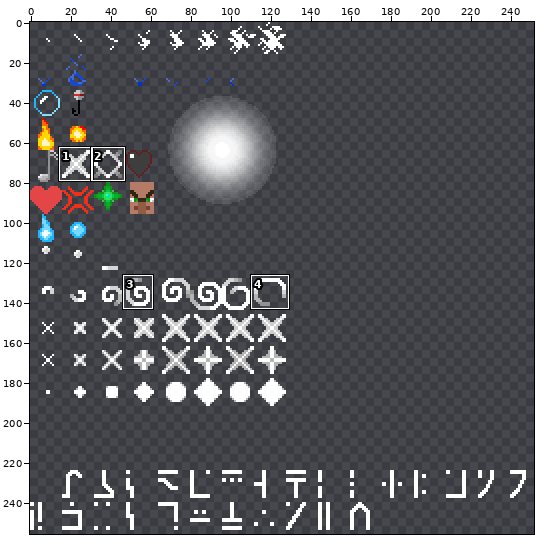
Sprite sheet: core/assets/minecraft/textures/particle/particles.png. The first picture is a wide view before the edit; the outline marks the close-up.
Close-up. First the earlier version:
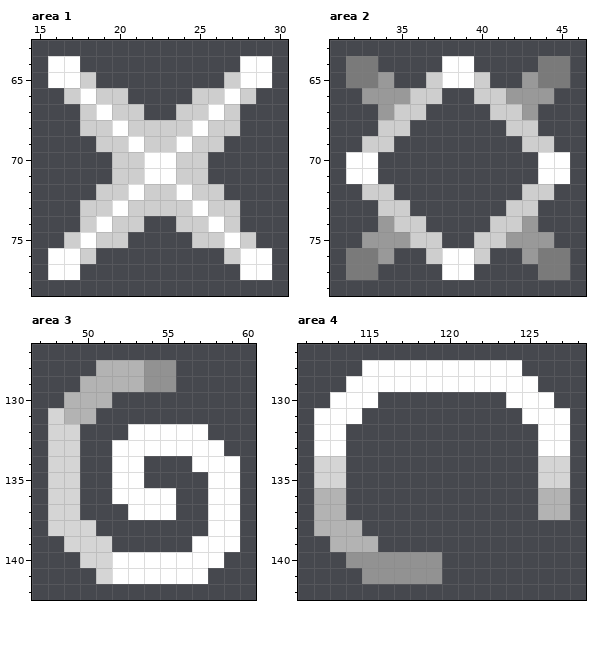
The file is 256x256 pixels. Pixels under 10% opacity are left out. Colours within 5 levels of each other are drawn and written as one. Shown: area 1: x 15..30, y 63..78; area 2: x 31..46, y 63..78; area 3: x 47..60, y 127..142; area 4: x 111..128, y 127..142. The wide view leaves out empty margins. The commit also changed other parts of the picture, which this record leaves out.
New version:
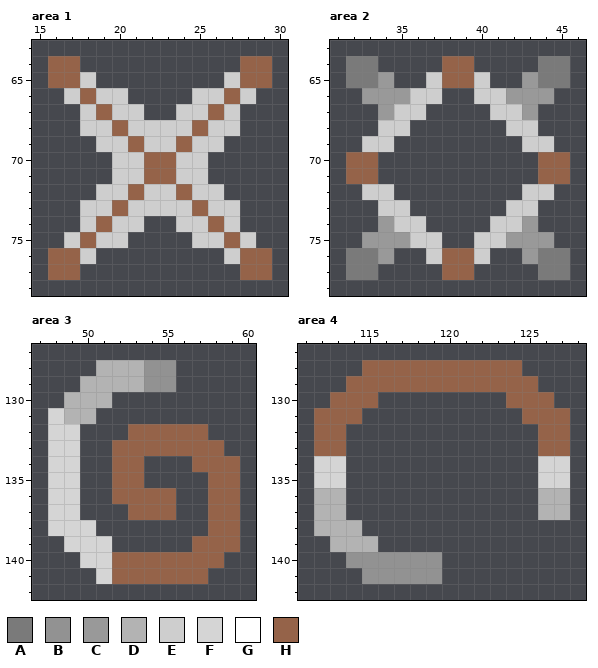
Palette (. is transparent): A #7a7a7a  B #929292  C #999999  D #b3b3b3  E #cecece  F #d5d5d5  G #ffffff  H #956349
Edits made:
--- area 1
@@ x 15..30 @@
 63 ................
-64 .GG..........GG.
-65 .GGE........EGG.
-66 ..EGEE....EEGE..
-67 ...EGEE..EEGE...
-68 ...EEGEEEEGEE...
-69 ....EEGEEGEE....
-70 .....EEGGEE.....
-71 .....EEGGEE.....
-72 ....EEGEEGEE....
-73 ...EEGEEEEGEE...
-74 ...EGEE..EEGE...
-75 ..EGEE....EEGE..
-76 .GGE........EGG.
-77 .GG..........GG.
+64 .HH..........HH.
+65 .HHE........EHH.
+66 ..EHEE....EEHE..
+67 ...EHEE..EEHE...
+68 ...EEHEEEEHEE...
+69 ....EEHEEHEE....
+70 .....EEHHEE.....
+71 .....EEHHEE.....
+72 ....EEHEEHEE....
+73 ...EEHEEEEHEE...
+74 ...EHEE..EEHE...
+75 ..EHEE....EEHE..
+76 .HHE........EHH.
+77 .HH..........HH.
 78 ................
--- area 2
@@ x 36..41 @@
 63 ......
-64 ..GG..
-65 .EGGE.
+64 ..HH..
+65 .EHHE.
 66 EE..EE
@@ x 31..46 @@
 69 ..EE........EE..
-70 .GG..........GG.
-71 .GG..........GG.
+70 .HH..........HH.
+71 .HH..........HH.
 72 ..EE........EE..
@@ x 36..41 @@
 75 EE..EE
-76 .EGGE.
-77 ..GG..
+76 .EHHE.
+77 ..HH..
 78 ......
--- area 3
@@ x 47..60 @@
 131 .FDD..........
-132 .FF...GGGGG...
-133 .FF..GGGGGGG..
-134 .FF..GG...GGG.
-135 .FF..GG....GG.
-136 .FF..GGGG..GG.
-137 .FF...GGG..GG.
-138 .FFF.......GG.
-139 ..FFF.....GGG.
-140 ...FFGGGGGGG..
-141 ....FGGGGGG...
+132 .FF...HHHHH...
+133 .FF..HHHHHHH..
+134 .FF..HH...HHH.
+135 .FF..HH....HH.
+136 .FF..HHHH..HH.
+137 .FF...HHH..HH.
+138 .FFF.......HH.
+139 ..FFF.....HHH.
+140 ...FFHHHHHHH..
+141 ....FHHHHHH...
 142 ..............
--- area 4
@@ x 111..128 @@
 127 ..................
-128 ....GGGGGGGGGG....
-129 ...GGGGGGGGGGGG...
-130 ..GGG........GGG..
-131 .GGG..........GGG.
-132 .GG............GG.
-133 .GG............GG.
+128 ....HHHHHHHHHH....
+129 ...HHHHHHHHHHHH...
+130 ..HHH........HHH..
+131 .HHH..........HHH.
+132 .HH............HH.
+133 .HH............HH.
 134 .FF............FF.
Pixel boxes of the changes (left, top, right, bottom) in both close-ups:
changed: (48, 56, 272, 280)
changed: (442, 56, 474, 88)
changed: (346, 152, 378, 184)
changed: (538, 152, 570, 184)
changed: (442, 248, 474, 280)
changed: (112, 424, 240, 584)
changed: (314, 360, 570, 456)
